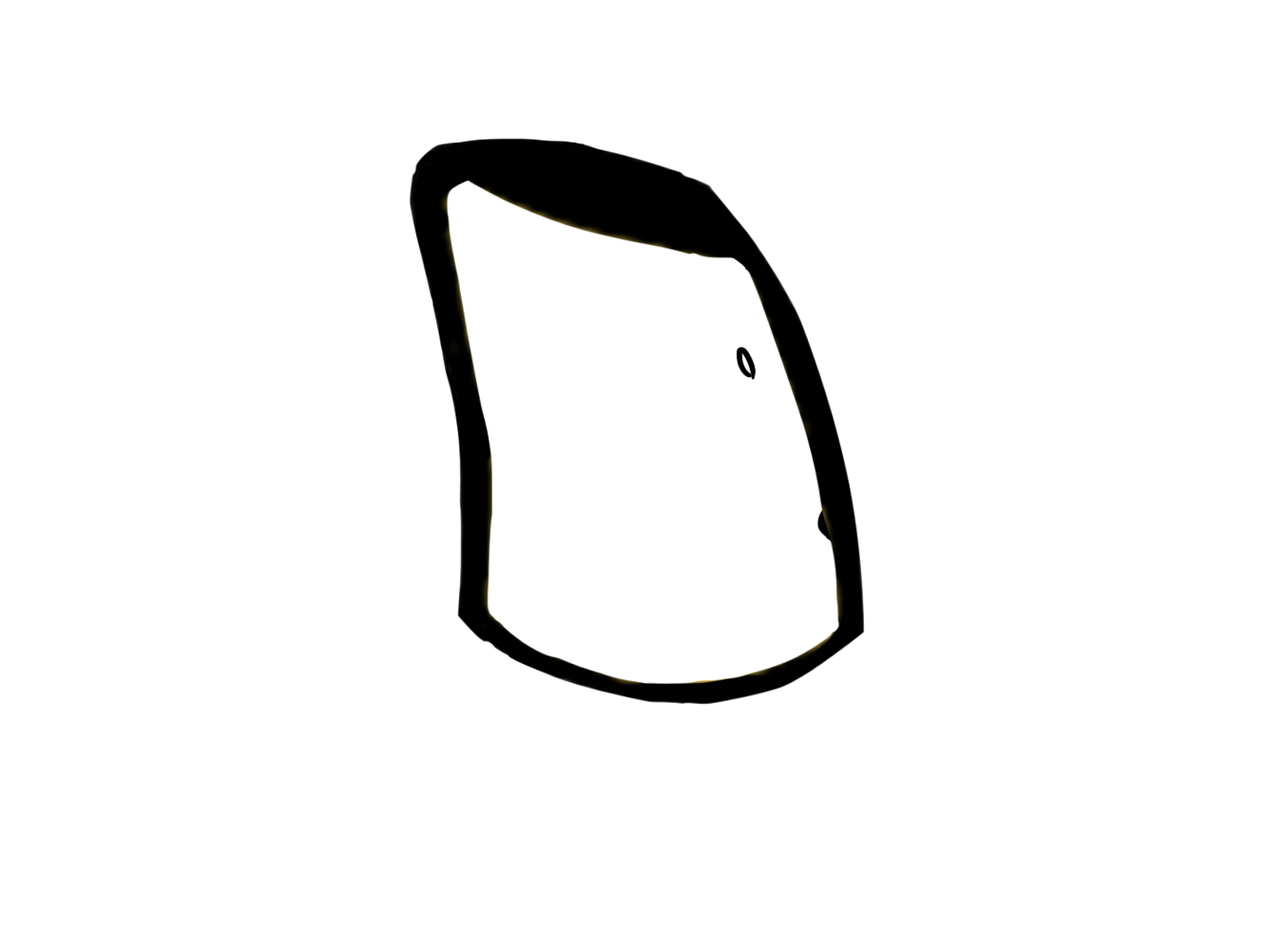
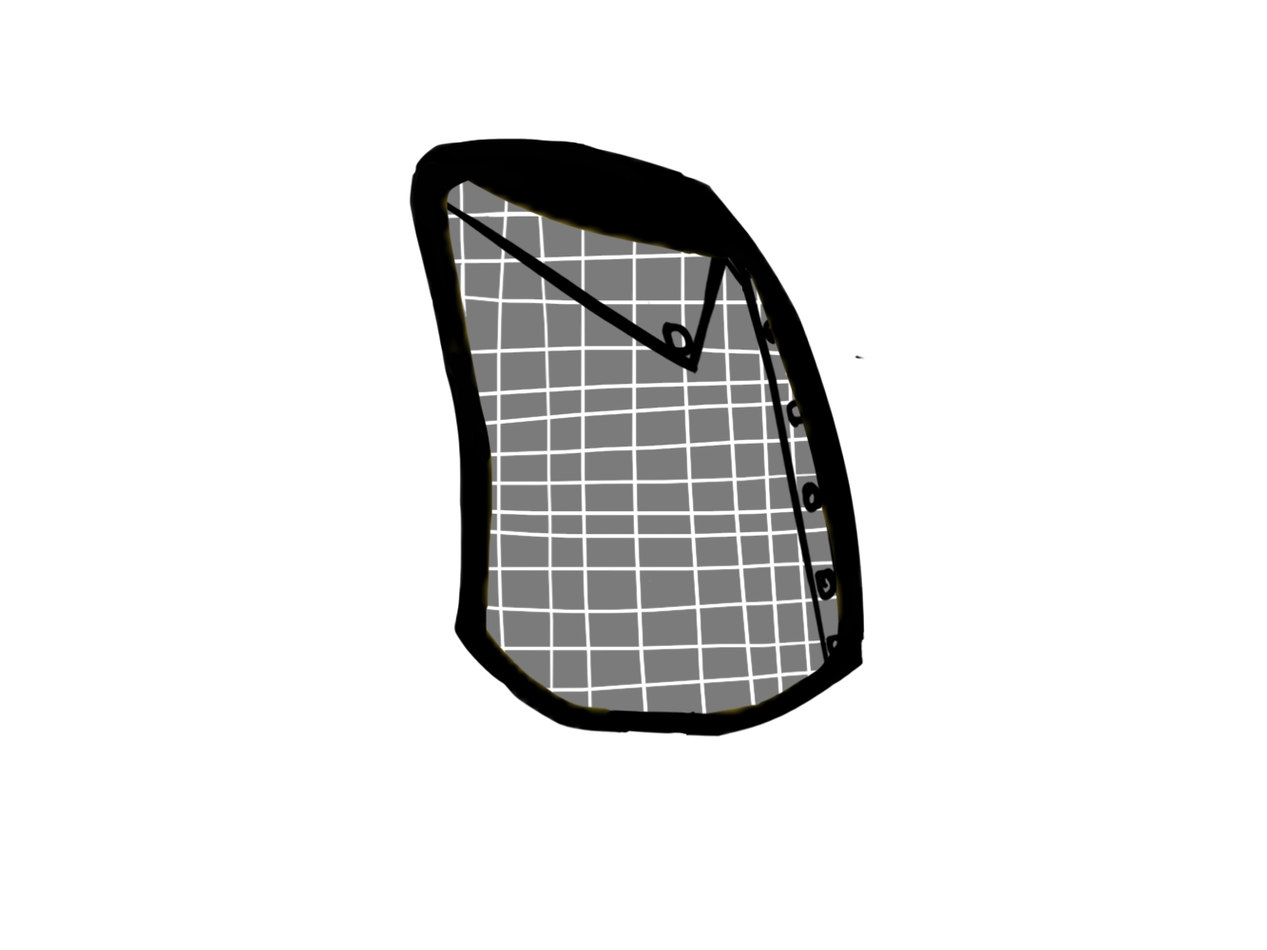
The second 1267 x 950 image is a revision of the first. Changes to its layers:
added layer "Layer 8" above "Layer 9" over <box>445,179,866,738</box>
added layer "Layer 9" above "Layer 0" over <box>445,179,853,724</box>
hid "Layer 0" over <box>445,179,865,705</box>
added layer "Layer 7" above "Layer 6" over <box>445,179,866,738</box>
added layer "Layer 6" above "Layer 5" over <box>445,179,866,738</box>
hid "Layer 1" over <box>445,179,862,702</box>
